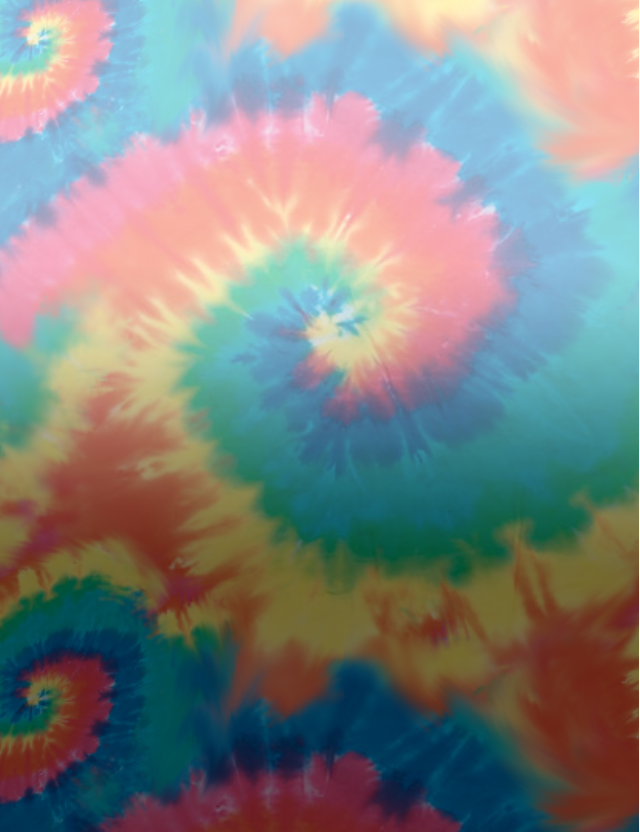
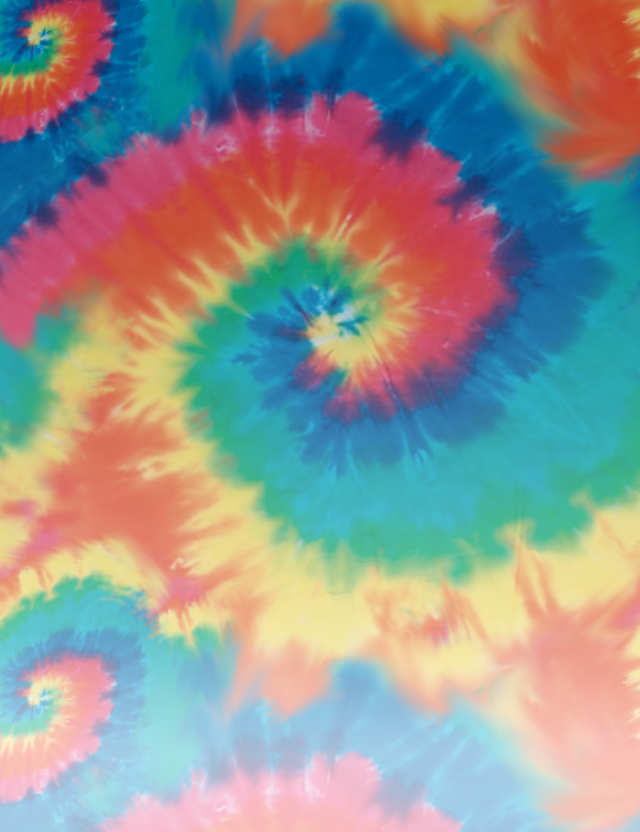
Layers edited between the first and the second (640, 832) image:
painted on "Shape 1" over <box>639,0,640,832</box>
